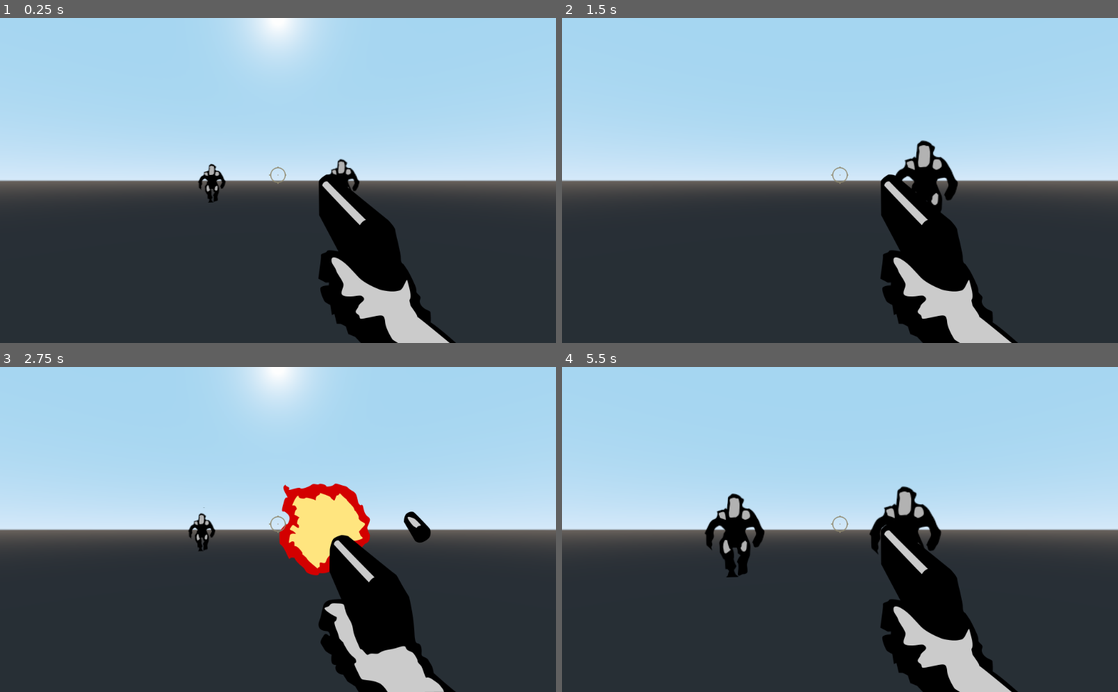
Above: before the commit, frames 1-4 (two rows, left to right).
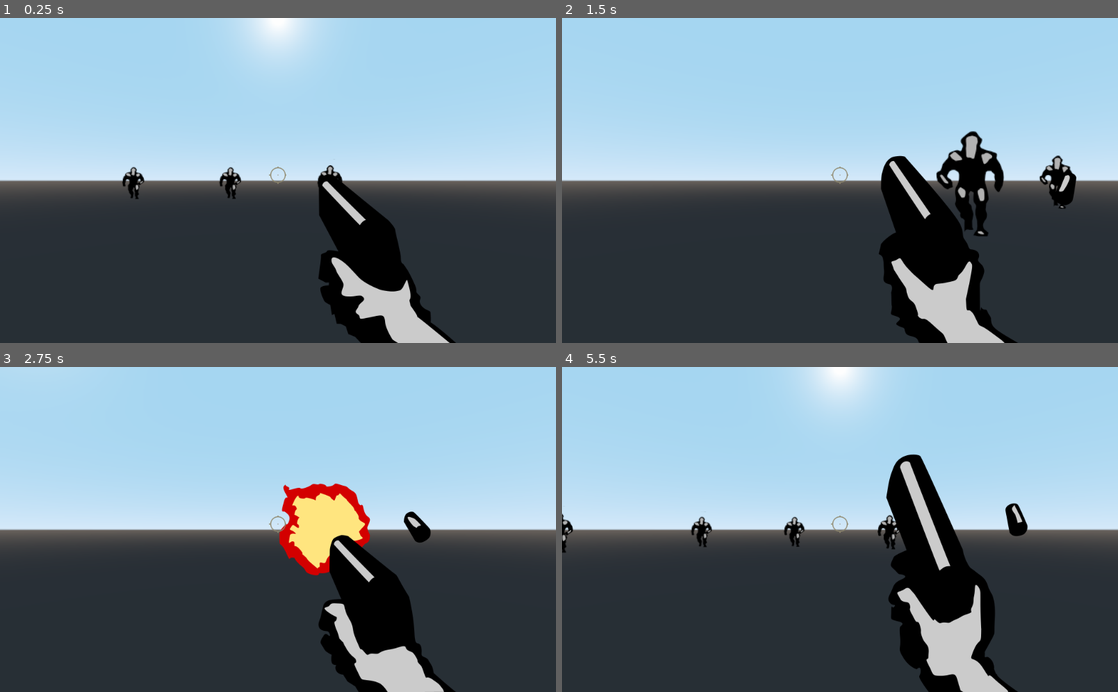
Above: after the commit, the same moments.

Repository: FalafelBeingOrg/test1
Game: Godot game, scene res://World.tscn
Same seed, same stepped clock (60 frames per second), same inputs: the game is played once before the commit and once after it.
Inputs (mouse positions are in pixels of both pictures, inside the frame that each line leads up to):
- Up to frame 1 (0.25 s): no input
- Up to frame 2 (1.5 s): move the mouse to (962, 164) at 0.52 s; press the mouse at (962, 164) at 0.53 s; hold D (move_right) 0.53-1.28 s; move the mouse to (728, 196) at 1.27 s; release the mouse at (728, 196) at 1.28 s; hold S (move_backwards) from 1.28 s (still down); click (728, 196) at 1.35 s
- Up to frame 3 (2.75 s): move the mouse to (333, 458) at 2.02 s; release S (move_backwards) at 2.03 s; press the mouse at (333, 458) at 2.03 s; hold D (move_right) from 2.03 s (still down)
- Up to frame 4 (5.5 s): move the mouse to (812, 594) at 2.77 s; release D (move_right) at 2.78 s; release the mouse at (812, 594) at 2.78 s; hold W (move_forwards) 2.78-3.53 s; click (812, 594) at 2.85 s; move the mouse to (1006, 578) at 3.52 s; press the mouse at (1006, 578) at 3.53 s; hold A (move_left) 3.53-5.03 s; move the mouse to (673, 480) at 4.27 s; release the mouse at (673, 480) at 4.28 s; click (673, 480) at 4.35 s; move the mouse to (867, 529) at 5.02 s; press the mouse at (867, 529) at 5.03 s; hold S (move_backwards) from 5.03 s (still down)

The runs differ from the first frame. In frame 1, 1.0% of the frame differs, in the area x 22-65%, y 43-57%; in frame 2, 5.7%; in frame 3, 1.9%; in frame 4, 10%, in the area x 0-84%, y 0-100%.

Commit message:
fixed animation naming bug

Diff:
--- a/Test1Code/World.tscn
+++ b/Test1Code/World.tscn
@@ -8,19 +8,19 @@
 [node name="Player" parent="." instance=ExtResource( 2 )]
 
 [node name="Zombie" parent="." instance=ExtResource( 1 )]
-transform = Transform( 1, 0, 0, 0, 1, 0, 0, 0, 1, -7.13819, 8.67362e-19, -3.99724 )
+transform = Transform( 1, 0, 0, 0, 1, 0, 0, 0, 1, -10.2408, 8.67362e-19, -16.44 )
 
 [node name="Zombie2" parent="." instance=ExtResource( 1 )]
-transform = Transform( 1, 0, 0, 0, 1, 0, 0, 0, 1, -4, 0, -14 )
+transform = Transform( 1, 0, 0, 0, 1, 0, 0, 0, 1, -3.42438, 0, -16.6863 )
 
 [node name="Zombie3" parent="." instance=ExtResource( 1 )]
-transform = Transform( 1, 0, 0, 0, 1, 0, 0, 0, 1, 3, 0, -11 )
+transform = Transform( 1, 0, 0, 0, 1, 0, 0, 0, 1, 3.27838, 3.46945e-18, -14.6642 )
 
 [node name="Zombie4" parent="." instance=ExtResource( 1 )]
-transform = Transform( 1, 0, 0, 0, 1, 0, 0, 0, 1, 2.63484, 0, 6.55373 )
+transform = Transform( 1, 0, 0, 0, 1, 0, 0, 0, 1, -15.7832, 1.73472e-18, -12.3173 )
 
 [node name="Zombie5" parent="." instance=ExtResource( 1 )]
-transform = Transform( 1, 0, 0, 0, 1, 0, 0, 0, 1, -3.78287, 0, 5.72429 )
+transform = Transform( 1, 0, 0, 0, 1, 0, 0, 0, 1, -16.5765, -1.73472e-18, -6.712 )
 
 [node name="Zombie6" parent="." instance=ExtResource( 1 )]
 transform = Transform( 1, 0, 0, 0, 1, 0, 0, 0, 1, -10.5085, 0, 0.163076 )
--- a/Test1Code/Zombie.tscn
+++ b/Test1Code/Zombie.tscn
@@ -20,24 +20,6 @@
 "values": [ 0 ]
 }
 
-[sub_resource type="Animation" id=3]
-resource_name = "Walk"
-length = 0.6
-loop = true
-step = 0.15
-tracks/0/type = "value"
-tracks/0/path = NodePath("Sprite3D:frame")
-tracks/0/interp = 1
-tracks/0/loop_wrap = true
-tracks/0/imported = false
-tracks/0/enabled = true
-tracks/0/keys = {
-"times": PoolRealArray( 0, 0.15, 0.3, 0.45 ),
-"transitions": PoolRealArray( 1, 1, 1, 1 ),
-"update": 1,
-"values": [ 0, 1, 2, 3 ]
-}
-
 [sub_resource type="Animation" id=4]
 resource_name = "die"
 length = 0.75
@@ -53,6 +35,24 @@
 "transitions": PoolRealArray( 1, 1, 1, 1, 1 ),
 "update": 1,
 "values": [ 5, 6, 7, 8, 9 ]
+}
+
+[sub_resource type="Animation" id=3]
+resource_name = "walk"
+length = 0.6
+loop = true
+step = 0.15
+tracks/0/type = "value"
+tracks/0/path = NodePath("Sprite3D:frame")
+tracks/0/interp = 1
+tracks/0/loop_wrap = true
+tracks/0/imported = false
+tracks/0/enabled = true
+tracks/0/keys = {
+"times": PoolRealArray( 0, 0.15, 0.3, 0.45 ),
+"transitions": PoolRealArray( 1, 1, 1, 1 ),
+"update": 1,
+"values": [ 0, 1, 2, 3 ]
 }
 
 [sub_resource type="SpatialMaterial" id=5]
@@ -73,8 +73,8 @@
 
 [node name="AnimationPlayer" type="AnimationPlayer" parent="."]
 anims/RESET = SubResource( 2 )
-anims/Walk = SubResource( 3 )
 anims/die = SubResource( 4 )
+anims/walk = SubResource( 3 )
 
 [node name="Sprite3D" type="Sprite3D" parent="."]
 material_override = SubResource( 5 )
